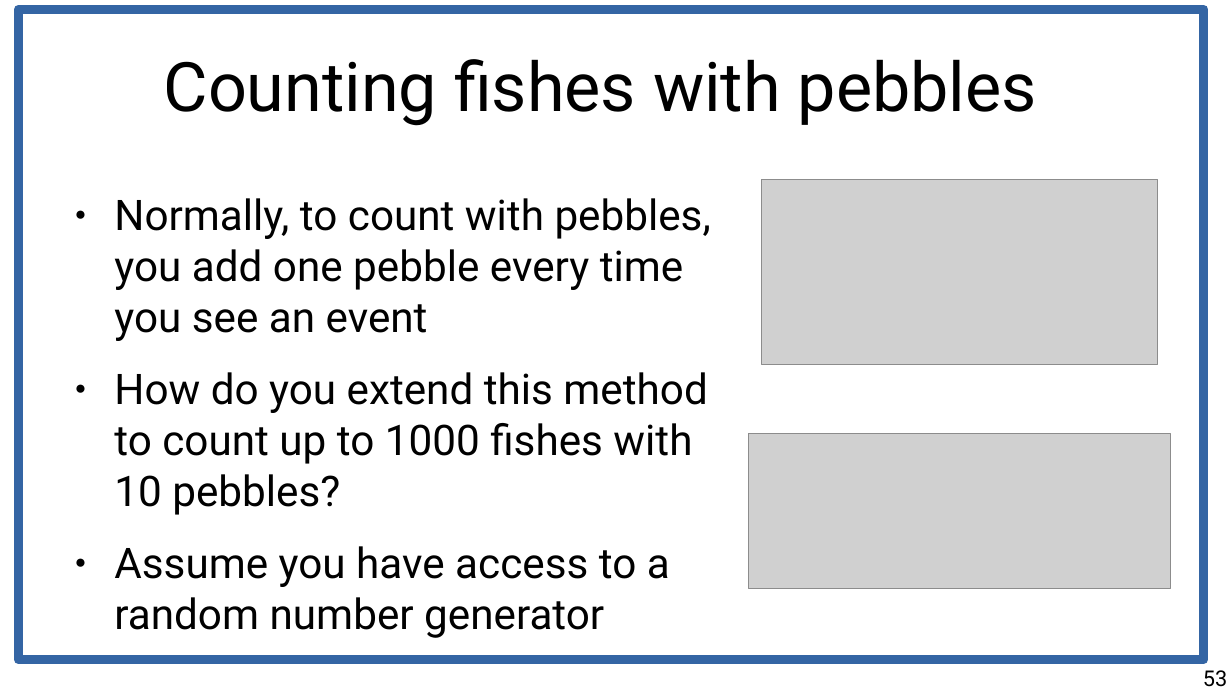
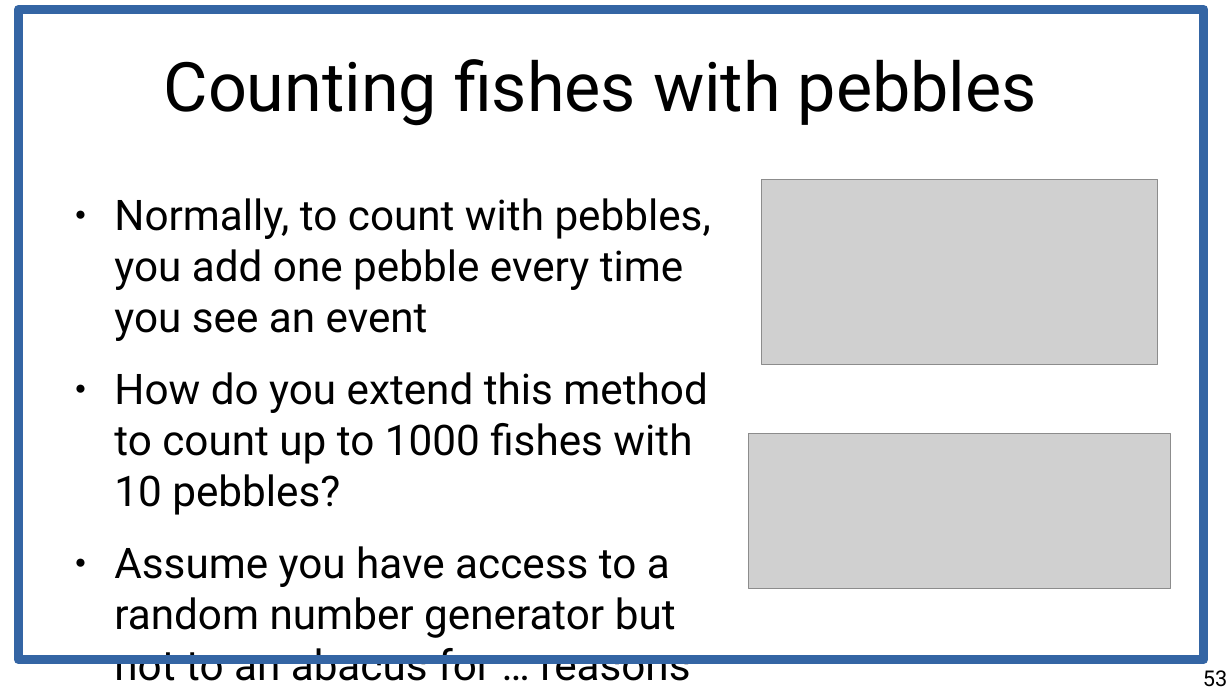
Before and after one commit to marco-calautti/data-mining-course, a slide deck: slide 53 of theory/tt10_streams.odp. Drawn at 1232x693 pixels with LibreOffice and Linux fonts; fonts in the diff are those of the drawing; grey boxes stand for pictures. Boxes give left, top, right and bottom in pixels: in the first picture for what was removed or moved away, otherwise in the second. Text is boxed around its words. In the diff, an @@ line names an element or a change of style, - is before the commit and + after.

```diff
--- a/theory/tt10_streams.odp
+++ b/theory/tt10_streams.odp
@@ text at (x1=114, y1=546, x2=690, y2=681): text changed @@
-● Assume you have access to a random number generator
+● Assume you have access to a random number generator but not to an abacus for … reasons
```
Also in this commit, not shown: 39 other slides changed.
